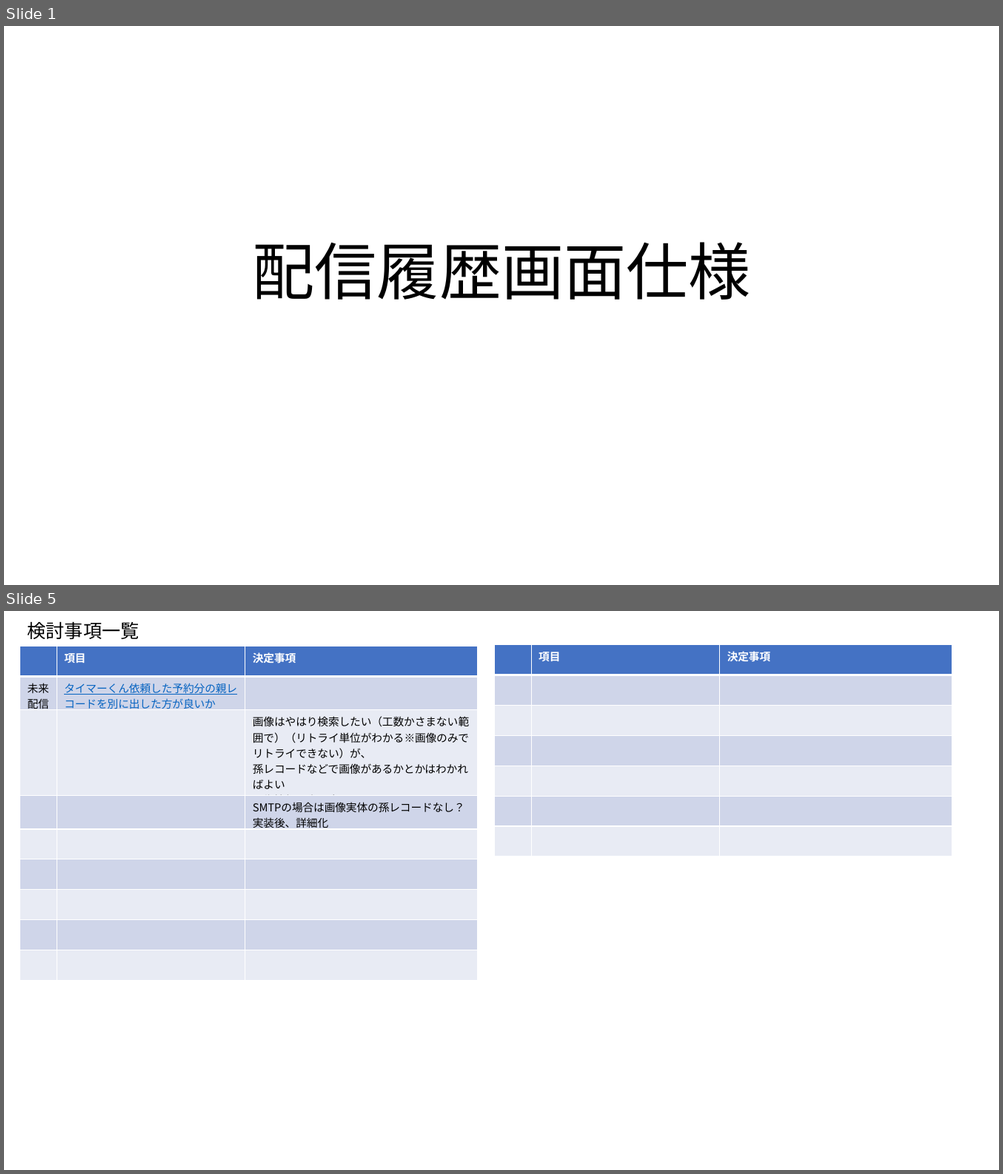
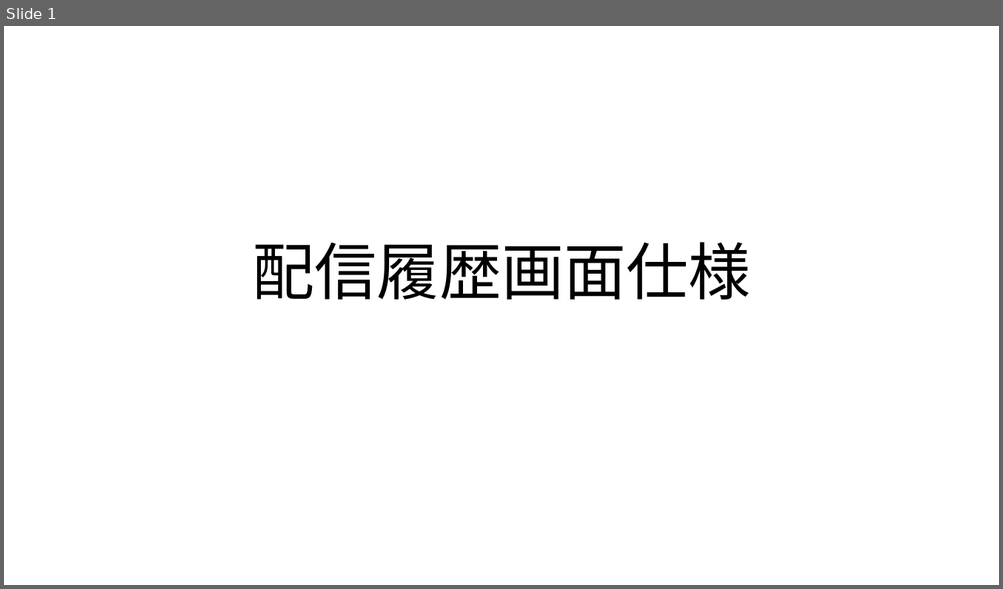
Before and after one commit to TKBTK48/JBSTexrBook, a slide deck: 画面遷移検討.pptx. Shown one above the other, each under a label of ours: slides 1 and 5 before the commit, slide 1 after it; the slides between them are not shown. The pictures are 1003x1174 and 1003x589 pixels, drawn with LibreOffice and Linux fonts; fonts in the diff are those of the drawing. Boxes give left, top, right and bottom in pixels: in the first picture for what was removed or moved away, otherwise in the second. Text is boxed around its words. In the diff, an @@ line names an element or a change of style, - is before the commit and + after.

```diff
--- a/画面遷移検討.pptx
+++ b/画面遷移検討.pptx
@@ slide 5 removed at [4,611,999,1170], background #FFFFFF @@
@@ text removed at [27,621,139,639] @@
-検討事項一覧
@@ table removed at [20,646,477,980], 9 rows, 3 columns @@
- | 項目 | 決定事項
-未来配信 | タイマーくん依頼した予約分の親レコードを別に出した方が良いか | 
- |  | 画像はやはり検索したい（工数かさまない範囲で）（リトライ単位がわかる※画像のみでリトライできない）が、 / 孫レコードなどで画像があるかとかはわかればよい / 画像情報の出し方
- |  | SMTPの場合は画像実体の孫レコードなし？ / 実装後、詳細化
- |  | 
- |  | 
- |  | 
- |  | 
- |  | 
@@ table removed at [494,644,951,857], 7 rows, 3 columns @@
- | 項目 | 決定事項
- |  | 
- |  | 
- |  | 
- |  | 
- |  | 
- |  | 
```
Also in this commit, not shown: 24 slides changed, 13 slides added, 18 other slides removed, 1 other file.
